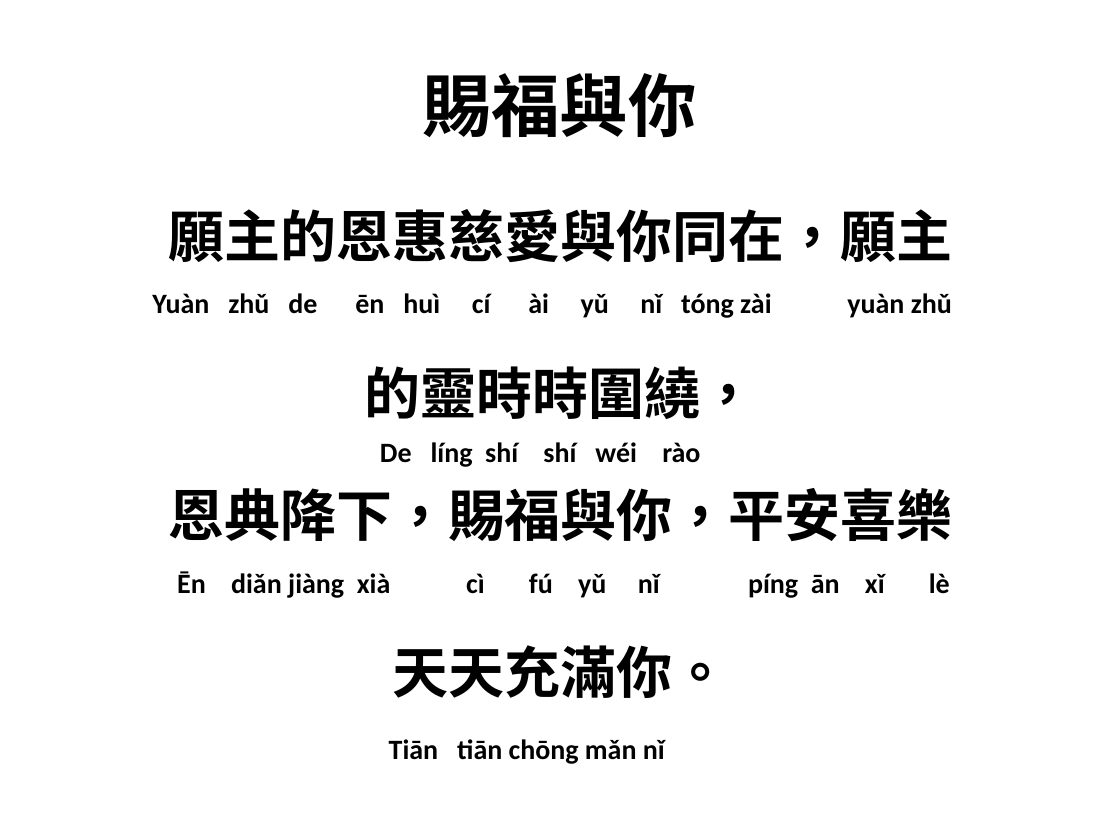
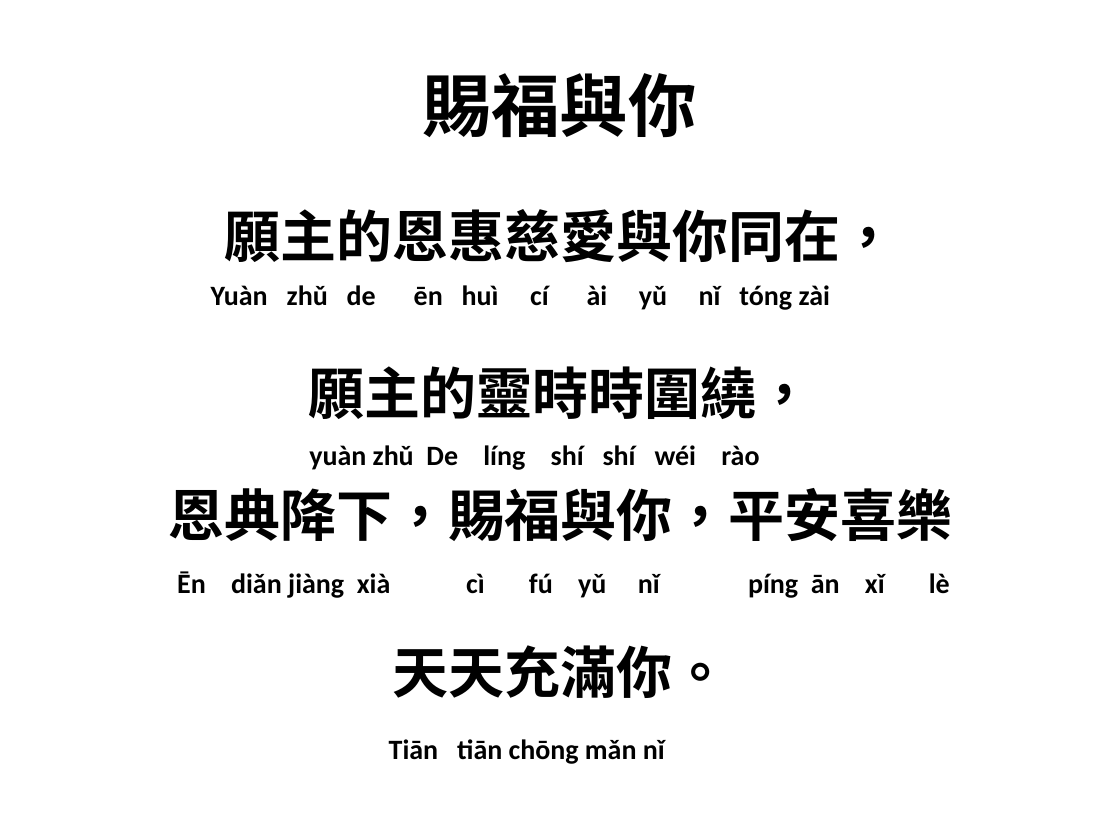
Before and after one commit to batisuoc/free-school-class, a slide deck: slide 4 of chinese/賜福與你.pptx. Drawn at 1120x840 pixels with LibreOffice and Linux fonts; fonts in the diff are those of the drawing; background and template pictures are left out. Boxes give left, top, right and bottom in pixels: in the first picture for what was removed or moved away, otherwise in the second. Text is boxed around its words. In the diff, an @@ line names an element or a change of style, - is before the commit and + after.

Commit message:
Add new & Update ppts.

```diff
--- a/chinese/賜福與你.pptx
+++ b/chinese/賜福與你.pptx
@@ text at bbox=[224, 209, 896, 419]: spaces changed @@
-願主的恩惠慈愛與你同在，願主
-的靈時時圍繞，
+願主的恩惠慈愛與你同在，
+願主的靈時時圍繞，
@@ text at bbox=[211, 285, 830, 310]: text changed @@
-Yuàn zhǔ de ēn huì cí ài yǔ nǐ tóng zài yuàn zhǔ
+Yuàn zhǔ de ēn huì cí ài yǔ nǐ tóng zài
@@ text at bbox=[309, 445, 759, 470]: text changed @@
-De líng shí shí wéi rào
+yuàn zhǔ De líng shí shí wéi rào
```
Also in this commit, not shown: 2 other slides changed, 4 other files.
